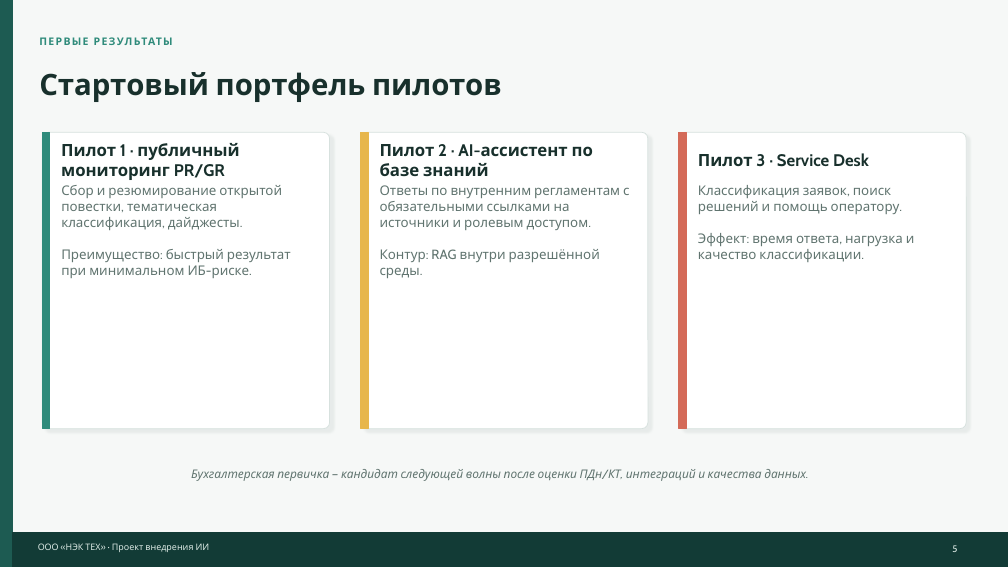
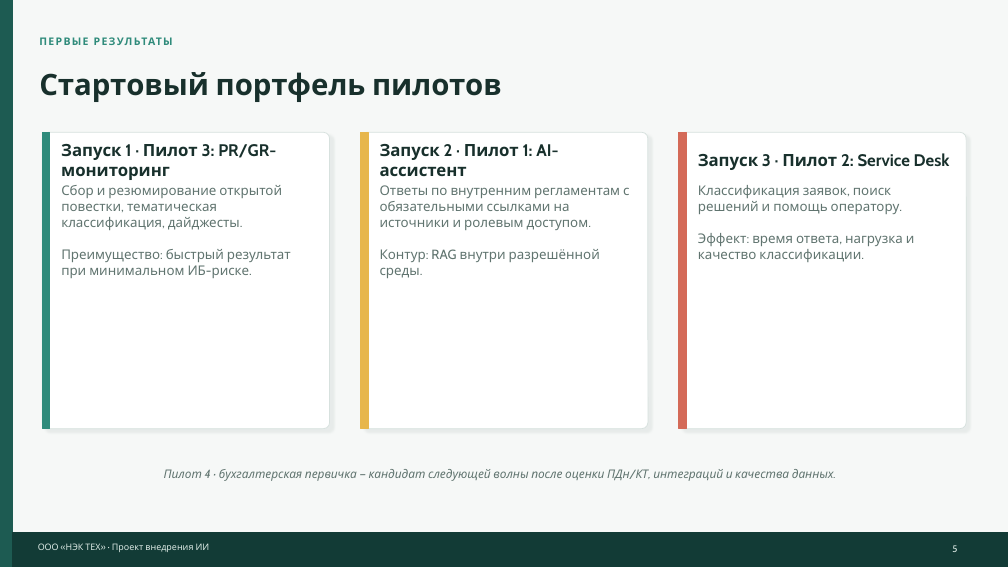
Before and after one commit to harrysonford/nectechai-obsidian, a slide deck: slide 5 of AI Project Passport - Energy Company/Защита паспорта проекта — НЭК ТЕХ.pptx. Drawn at 1008x567 pixels with LibreOffice and Linux fonts; fonts in the diff are those of the drawing. Boxes give left, top, right and bottom in pixels: in the first picture for what was removed or moved away, otherwise in the second. Text is boxed around its words. In the diff, an @@ line names an element or a change of style, - is before the commit and + after.

```diff
--- a/AI Project Passport - Energy Company/Защита паспорта проекта — НЭК ТЕХ.pptx
+++ b/AI Project Passport - Energy Company/Защита паспорта проекта — НЭК ТЕХ.pptx
@@ text at box(61, 144, 276, 180): text changed @@
-Пилот 1 · публичный мониторинг PR/GR
+Запуск 1 · Пилот 3: PR/GR-мониторинг
@@ text at box(380, 144, 558, 176): text changed @@
-Пилот 2 · AI-ассистент по базе знаний
+Запуск 2 · Пилот 1: AI-ассистент
@@ text at box(698, 153, 950, 170): text changed @@
-Пилот 3 · Service Desk
+Запуск 3 · Пилот 2: Service Desk
@@ text at box(164, 469, 834, 481): text changed @@
-Бухгалтерская первичка — кандидат следующей волны после оценки ПДн/КТ, интеграций и качества данных.
+Пилот 4 · бухгалтерская первичка — кандидат следующей волны после оценки ПДн/КТ, интеграций и качества данных.
```
Also in this commit, not shown: 1 other slide changed, 16 other files.
